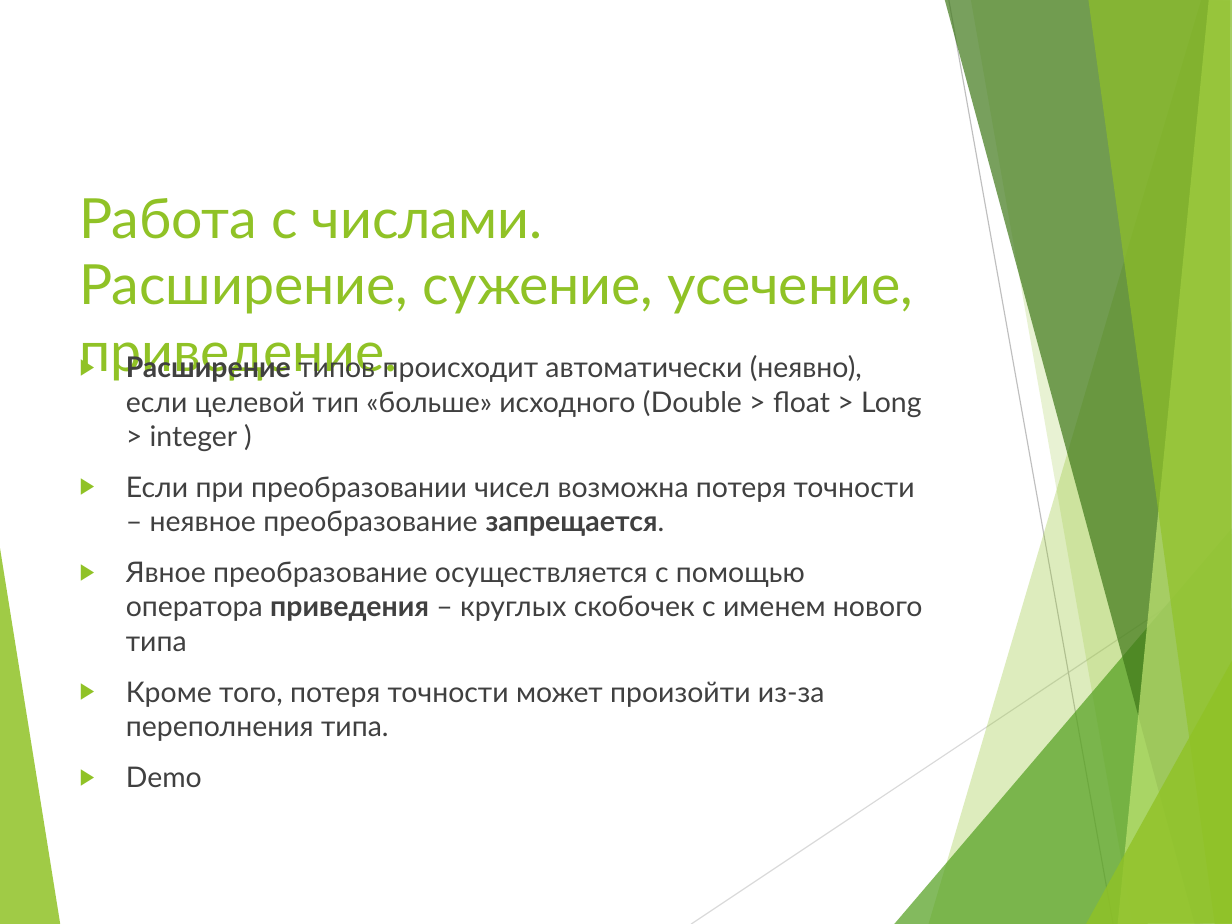
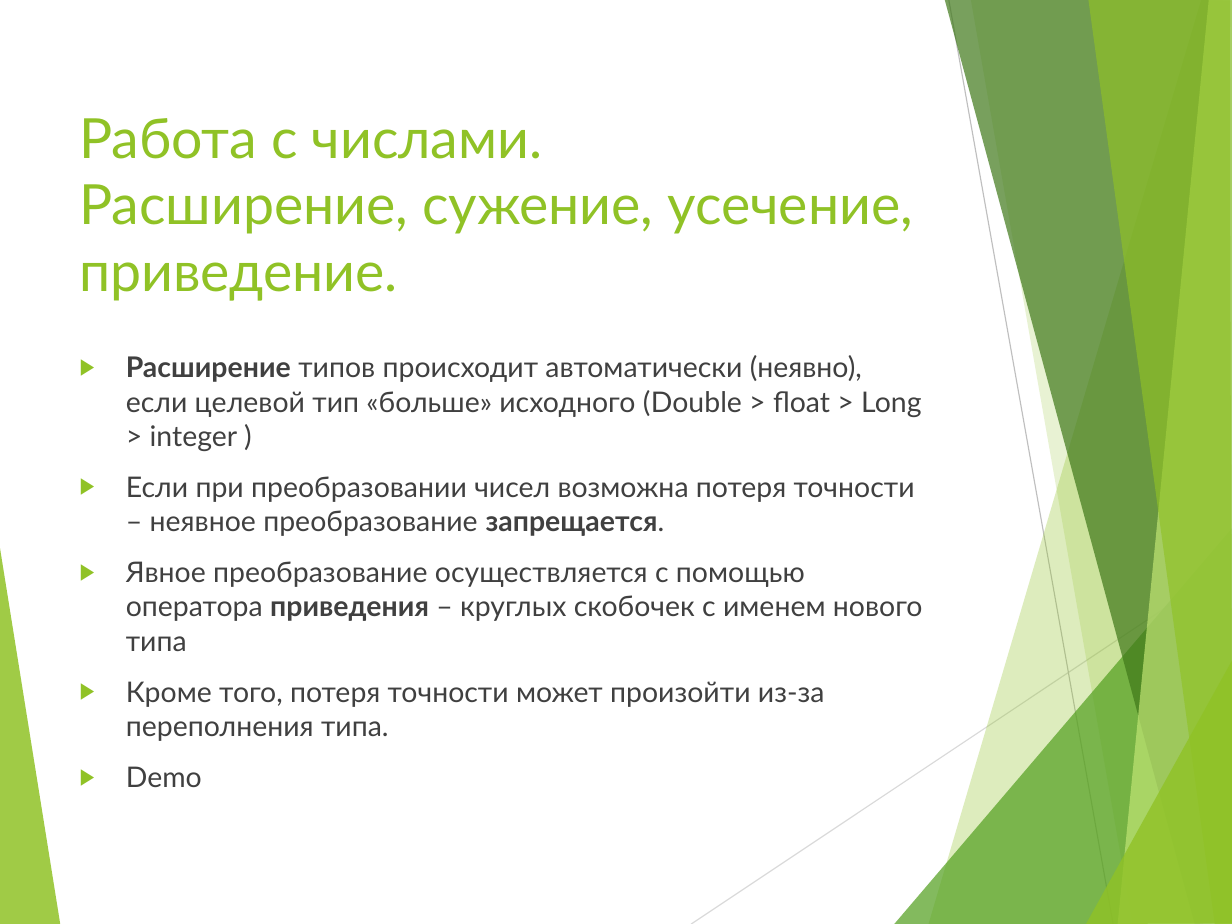
Before and after one commit to gladorange/orion_java_2021, a slide deck: slide 62 of _LECTIONS/1/1.pptx. Drawn at 1232x924 pixels with LibreOffice and Linux fonts; fonts in the diff are those of the drawing. Boxes give left, top, right and bottom in pixels: in the first picture for what was removed or moved away, otherwise in the second. Text is boxed around its words. In the diff, an @@ line names an element or a change of style, - is before the commit and + after.

```diff
--- a/_LECTIONS/1/1.pptx
+++ b/_LECTIONS/1/1.pptx
@@ title "Работа с числами. Расширение, сужение, ...": place and size @@
-title "Работа с числами. Расширение, сужение, ..." at [80, 198, 913, 380]
+title "Работа с числами. Расширение, сужение, ..." at [80, 118, 913, 301]
```
Also in this commit, not shown: 2 other slides changed, 13 other files.
